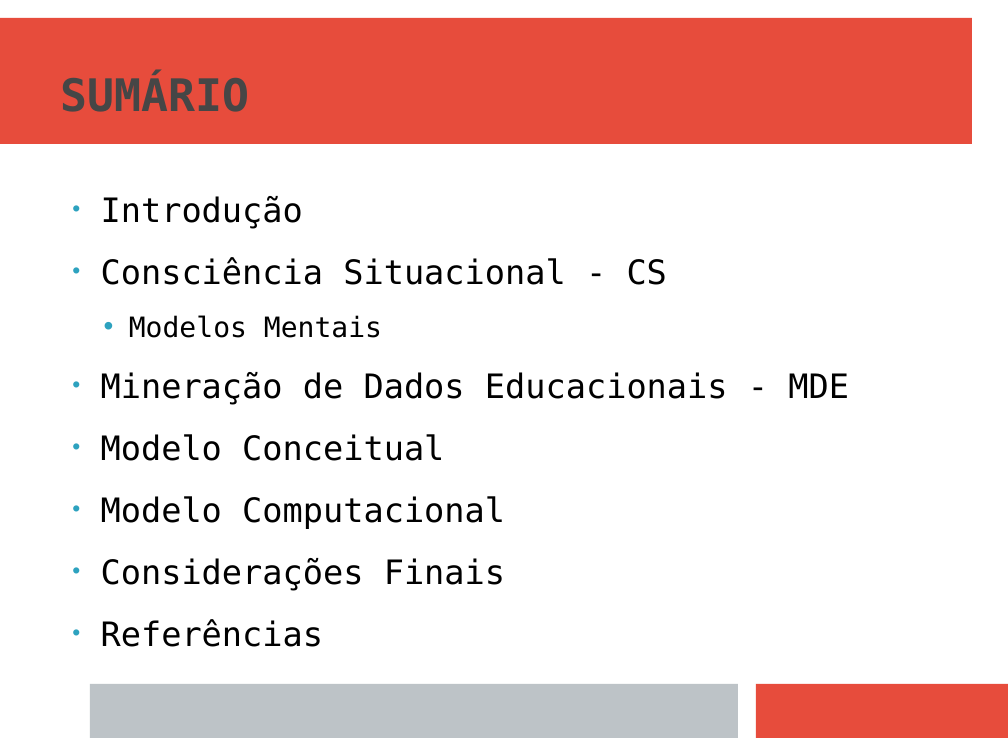
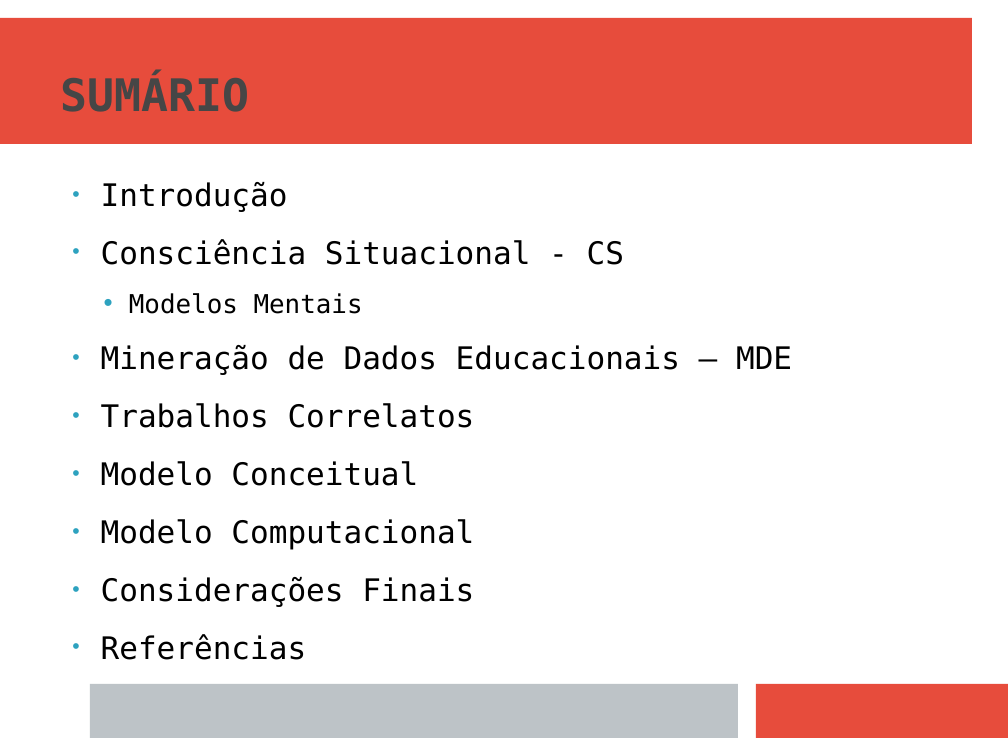
Before and after one commit to naninmartins/TCC-Modelo-de-AVA-com-CS-e-MDE, a slide deck: slide 2 of MODELO DE APOIO AO ENSINO EM AMBIENTES VIRTUAIS - APRESENTAÇÃO (linux).odp. Drawn at 1008x756 pixels with LibreOffice and Linux fonts; fonts in the diff are those of the drawing. Boxes give left, top, right and bottom in pixels: in the first picture for what was removed or moved away, otherwise in the second. Text is boxed around its words. In the diff, an @@ line names an element or a change of style, - is before the commit and + after.

```diff
--- a/MODELO DE APOIO AO ENSINO EM AMBIENTES VIRTUAIS - APRESENTAÇÃO (linux).odp
+++ b/MODELO DE APOIO AO ENSINO EM AMBIENTES VIRTUAIS - APRESENTAÇÃO (linux).odp
@@ text at (x1=101, y1=182, x2=624, y2=660): size 24 to 22.2 pt in "Introdução", "Consciência Situacional - CS", "Modelo Conceitual", "Modelo Computacional" and 2 more places; size 20 to 18.5 pt in "Modelos Mentais" @@
@@ text at (x1=101, y1=345, x2=792, y2=428): text changed; size 24 to 22.2 pt @@
-• Mineração de Dados Educacionais - MDE
+• Mineração de Dados Educacionais – MDE
+• Trabalhos Correlatos
```
Also in this commit, not shown: 19 other slides changed, 4 slides added, 7 other files.
